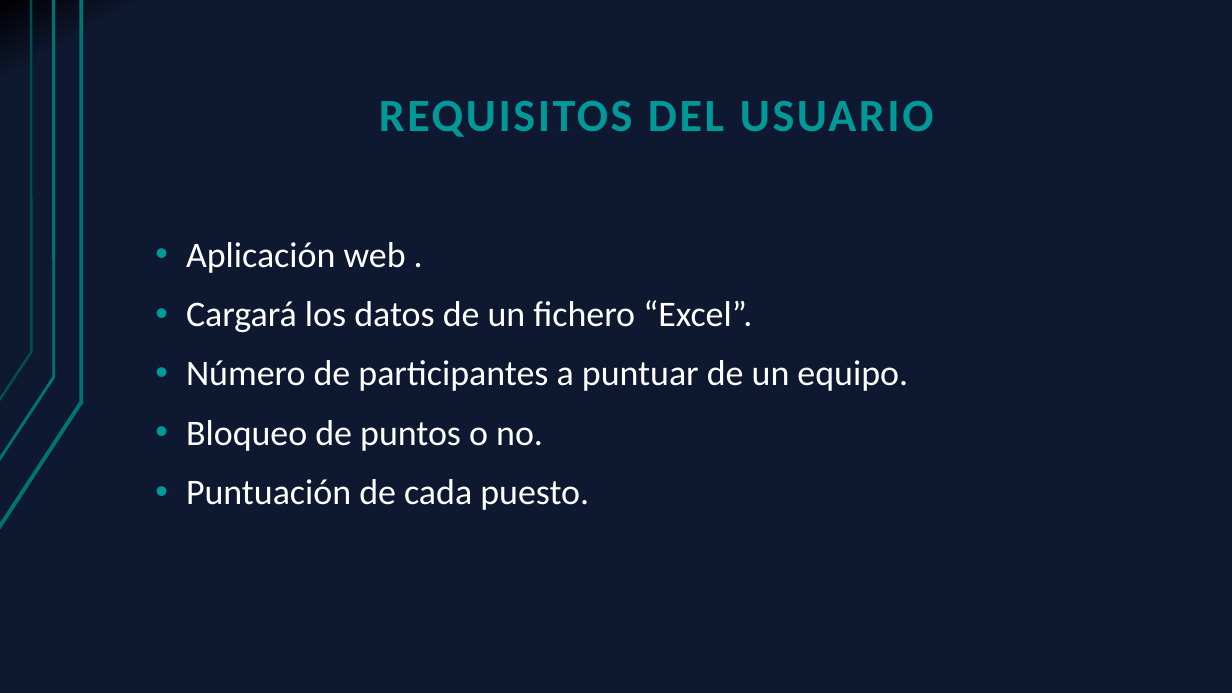
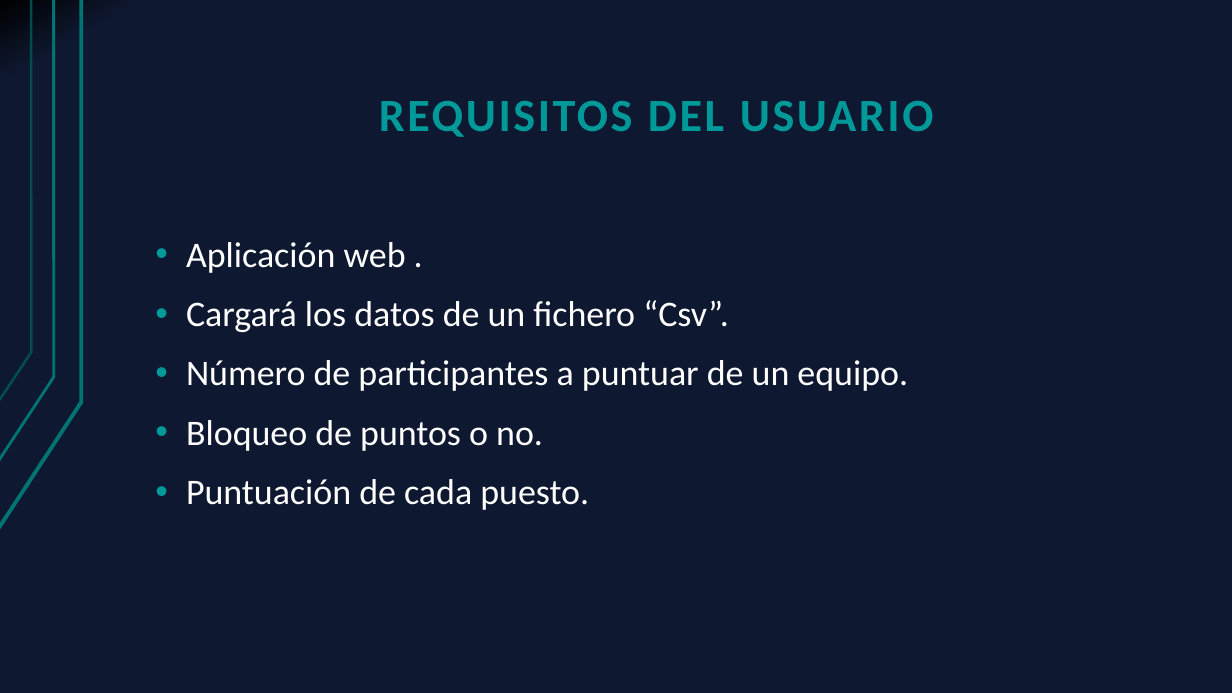
Before and after one commit to Cristoto/FederacionInformes, a slide deck: slide 6 of doc/Presentación/Generador de informes RFESS.pptx. Drawn at 1232x693 pixels with LibreOffice and Linux fonts; fonts in the diff are those of the drawing. Boxes give left, top, right and bottom in pixels: in the first picture for what was removed or moved away, otherwise in the second. Text is boxed around its words. In the diff, an @@ line names an element or a change of style, - is before the commit and + after.

```diff
--- a/doc/Presentación/Generador de informes RFESS.pptx
+++ b/doc/Presentación/Generador de informes RFESS.pptx
@@ text at [186,300,729,332]: text changed @@
-• Cargará los datos de un fichero “Excel”.
+• Cargará los datos de un fichero “Csv”.
```
Also in this commit, not shown: 4 other slides changed, 1 other file.
